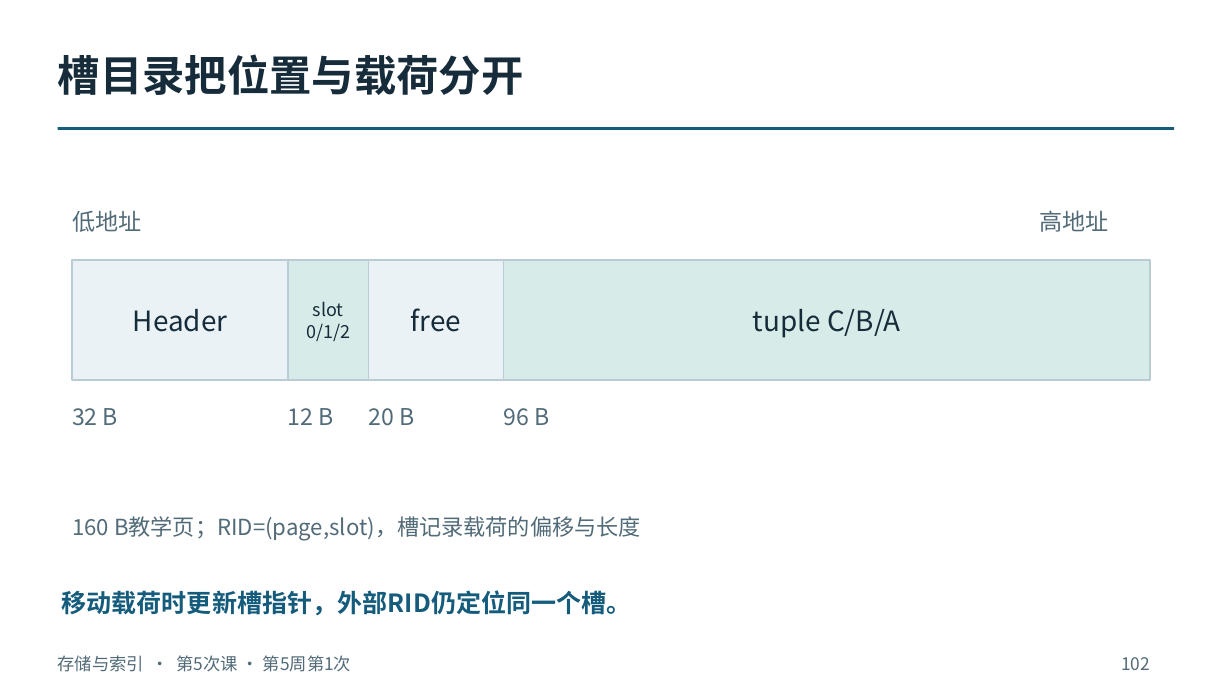
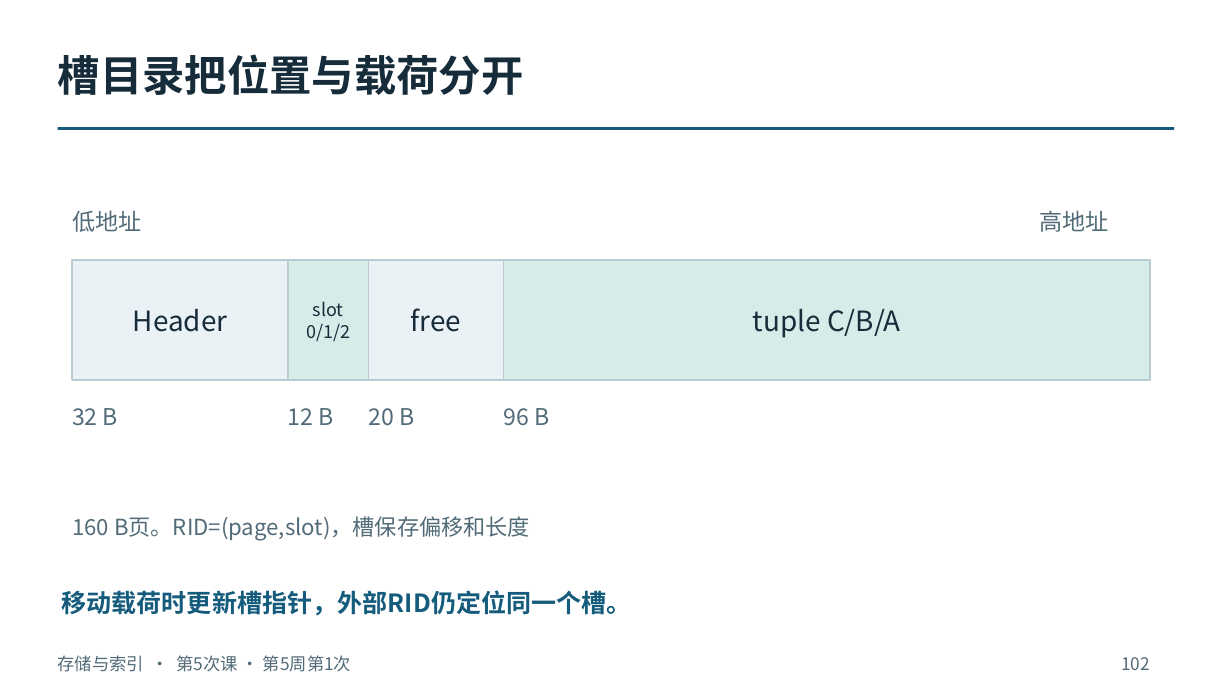
Before and after one commit to intellistream/database-kernel-course-student, a slide deck: slide 102 of 01_课件（第6版）/02_存储与索引.pptx. Drawn at 1232x693 pixels with LibreOffice and Linux fonts; fonts in the diff are those of the drawing. Boxes give left, top, right and bottom in pixels: in the first picture for what was removed or moved away, otherwise in the second. Text is boxed around its words. In the diff, an @@ line names an element or a change of style, - is before the commit and + after.

Commit message:
Polish wording in lesson slides and module decks

```diff
--- a/01_课件（第6版）/02_存储与索引.pptx
+++ b/01_课件（第6版）/02_存储与索引.pptx
@@ text at bbox=[72, 516, 530, 541]: text changed @@
-160 B教学页；RID=(page,slot)，槽记录载荷的偏移与长度
+160 B页。RID=(page,slot)，槽保存偏移和长度
```
Also in this commit, not shown: 12 other slides changed, 26 other files.
